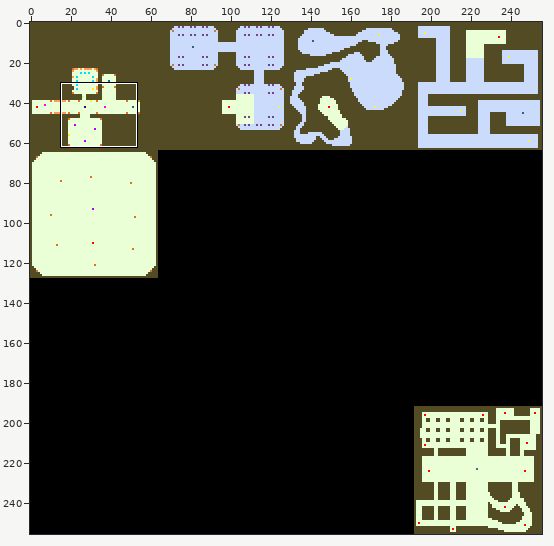
Pixel-art file -- assets/image/level.aseprite. Above: a wide view before the commit, with the close-up outlined.
Close-up. Old version:
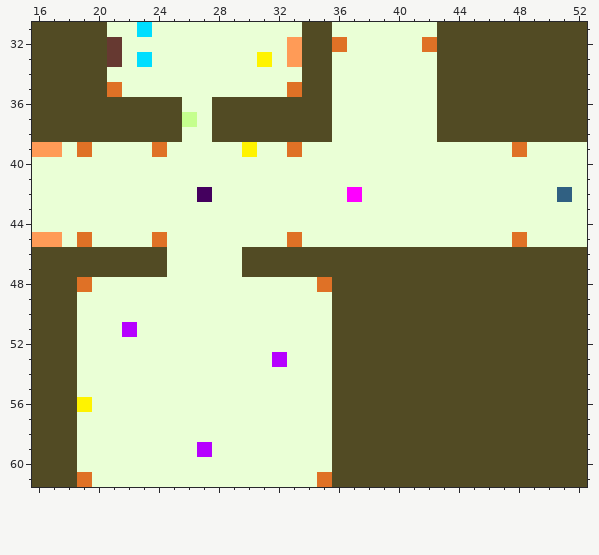
256x256 pixels, 1 frame. Colours within 5 levels of each other are drawn and written as one. Shown: x 16..52, y 31..61.
Once edited:
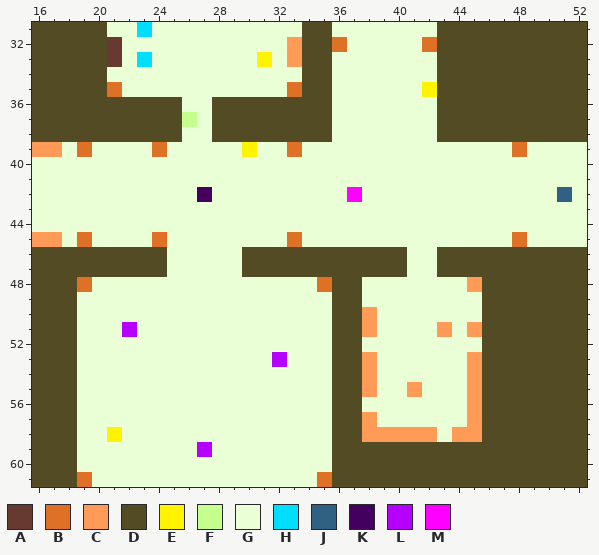
Palette (. is transparent): A #663931  B #df7126  C #ff9b57  D #524b24  E #fff300  F #c5ff8e  G #eaffd6  H #00deff  J #306082  K #44005e  L #b600ff  M #fe00ff
What changed:
y 35: x 42 G -> E
y 46..47: x 41..42 DD -> GG
y 48: x 38..45 DDDDDDDD -> GGGGGGGC
y 49: x 38..45 DDDDDDDD -> GGGGGGGG
y 50: x 38..45 DDDDDDDD -> CGGGGGGG
y 51: x 38..45 DDDDDDDD -> CGGGGCGC
y 52: x 38..45 DDDDDDDD -> GGGGGGGG
y 53..54: x 38..45 DDDDDDDD -> CGGGGGGC
y 55: x 38..45 DDDDDDDD -> CGGCGGGC
y 56: x 19 E -> G; x 38..45 DDDDDDDD -> GGGGGGGC
y 57: x 38..45 DDDDDDDD -> CGGGGGGC
y 58: x 21 G -> E; x 38..45 DDDDDDDD -> CCCCCGCC
